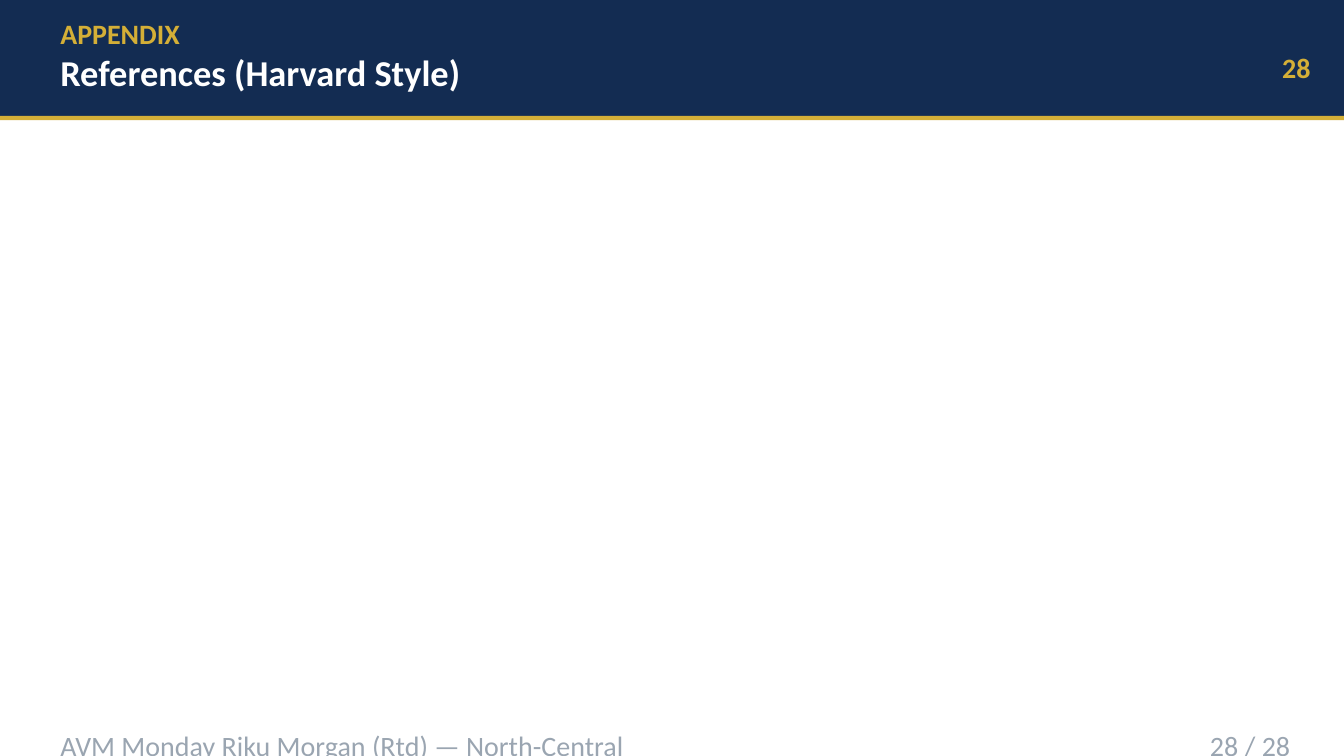
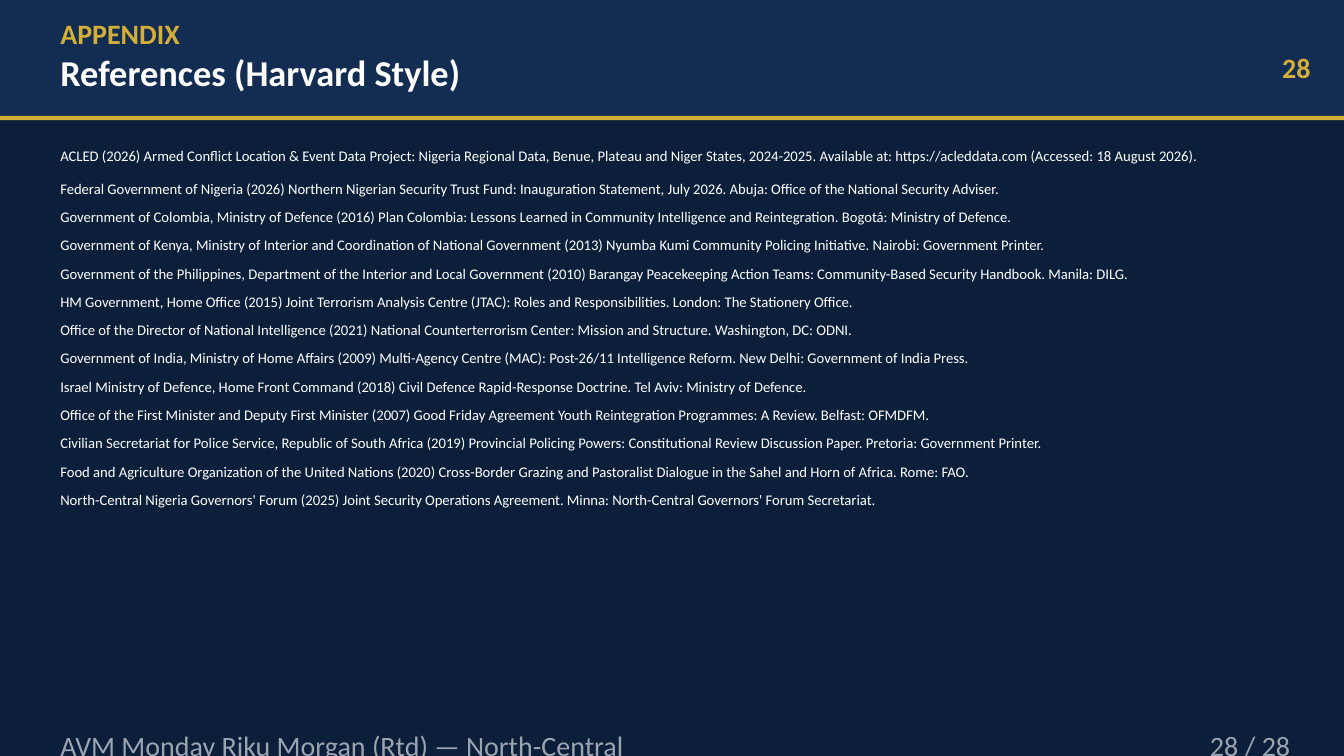
Before and after one commit to TOMDEGGS/BETONIQ-WEST-, a slide deck: slide 28 of documents_aug2026/AVM_MORGAN_SECURITY_KEYNOTE_30MIN.pptx. Drawn at 1344x756 pixels with LibreOffice and Linux fonts; fonts in the diff are those of the drawing. Boxes give left, top, right and bottom in pixels: in the first picture for what was removed or moved away, otherwise in the second. Text is boxed around its words. In the diff, an @@ line names an element or a change of style, - is before the commit and + after.

Commit message:
Fix slide 28: restore dark navy background (was missing, causing invisible white text)

```diff
--- a/documents_aug2026/AVM_MORGAN_SECURITY_KEYNOTE_30MIN.pptx
+++ b/documents_aug2026/AVM_MORGAN_SECURITY_KEYNOTE_30MIN.pptx
@@ background #FFFFFF to #0B1F3A @@
@@ text added at (x1=60, y1=150, x2=1197, y2=508), 10.5 pt, text #FFFFFF @@
+ACLED (2026) Armed Conflict Location & Event Data Project: Nigeria Regional Data, Benue, Plateau and Niger States, 2024-2025. Available at: https://acleddata.com (Accessed: 18 August 2026).
+Federal Government of Nigeria (2026) Northern Nigerian Security Trust Fund: Inauguration Statement, July 2026. Abuja: Office of the National Security Adviser.
+Government of Colombia, Ministry of Defence (2016) Plan Colombia: Lessons Learned in Community Intelligence and Reintegration. Bogotá: Ministry of Defence.
+Government of Kenya, Ministry of Interior and Coordination of National Government (2013) Nyumba Kumi Community Policing Initiative. Nairobi: Government Printer.
+Government of the Philippines, Department of the Interior and Local Government (2010) Barangay Peacekeeping Action Teams: Community-Based Security Handbook. Manila: DILG.
+HM Government, Home Office (2015) Joint Terrorism Analysis Centre (JTAC): Roles and Responsibilities. London: The Stationery Office.
+Office of the Director of National Intelligence (2021) National Counterterrorism Center: Mission and Structure. Washington, DC: ODNI.
+Government of India, Ministry of Home Affairs (2009) Multi-Agency Centre (MAC): Post-26/11 Intelligence Reform. New Delhi: Government of India Press.
+Israel Ministry of Defence, Home Front Command (2018) Civil Defence Rapid-Response Doctrine. Tel Aviv: Ministry of Defence.
+Office of the First Minister and Deputy First Minister (2007) Good Friday Agreement Youth Reintegration Programmes: A Review. Belfast: OFMDFM.
+Civilian Secretariat for Police Service, Republic of South Africa (2019) Provincial Policing Powers: Constitutional Review Discussion Paper. Pretoria: Government Printer.
+Food and Agriculture Organization of the United Nations (2020) Cross-Border Grazing and Pastoralist Dialogue in the Sahel and Horn of Africa. Rome: FAO.
+North-Central Nigeria Governors' Forum (2025) Joint Security Operations Agreement. Minna: North-Central Governors' Forum Secretariat.
```
